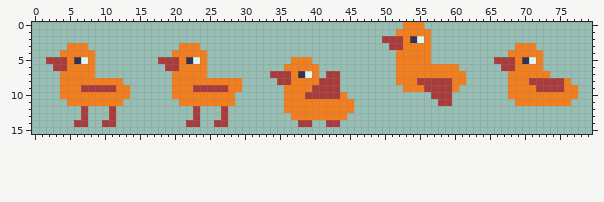
Two states of a sprite sheet, Sprites/goose-Sheet.png. Above: the version before the commit.
The file is 80x16 pixels.
And afterwards:
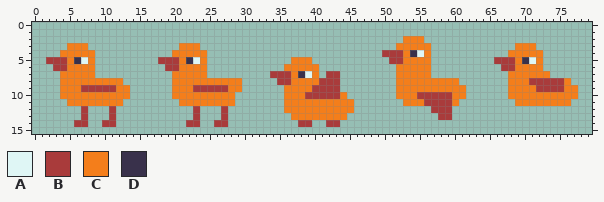
Palette (. is transparent): A #dff6f5  B #a93b3b  C #f47e1b  D #39314b
What changed:
Changed rows in their new state; - is an unchanged pixel.
first column x 50:
 0 ---...------
 1 --.....-----
 2 ...-CC.-----
 3 -.C---------
 4 BBB-DA------
 5 -BB---------
 6 -------....-
 7 -------.....
 8 -----CCCCC-.
 9 --C---CCCC-C
10 --CCCBB---CC
11 ---CCCBB--C-
12 -------BBB--
13 --------BB--
